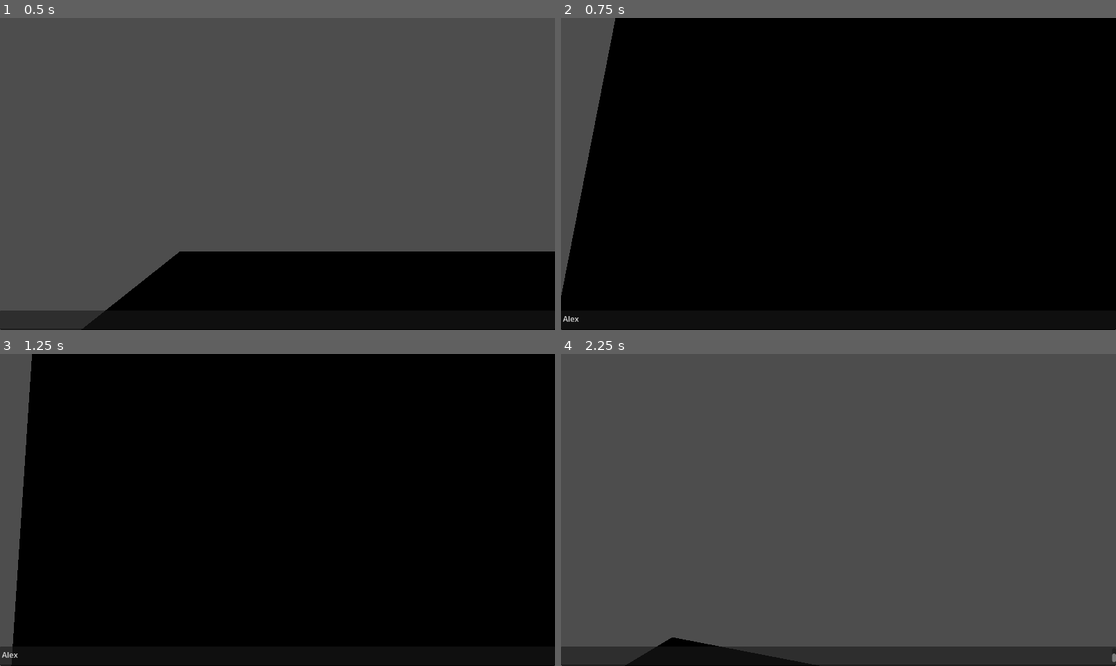
Above: before the commit, frames 1-4 (two rows, left to right).
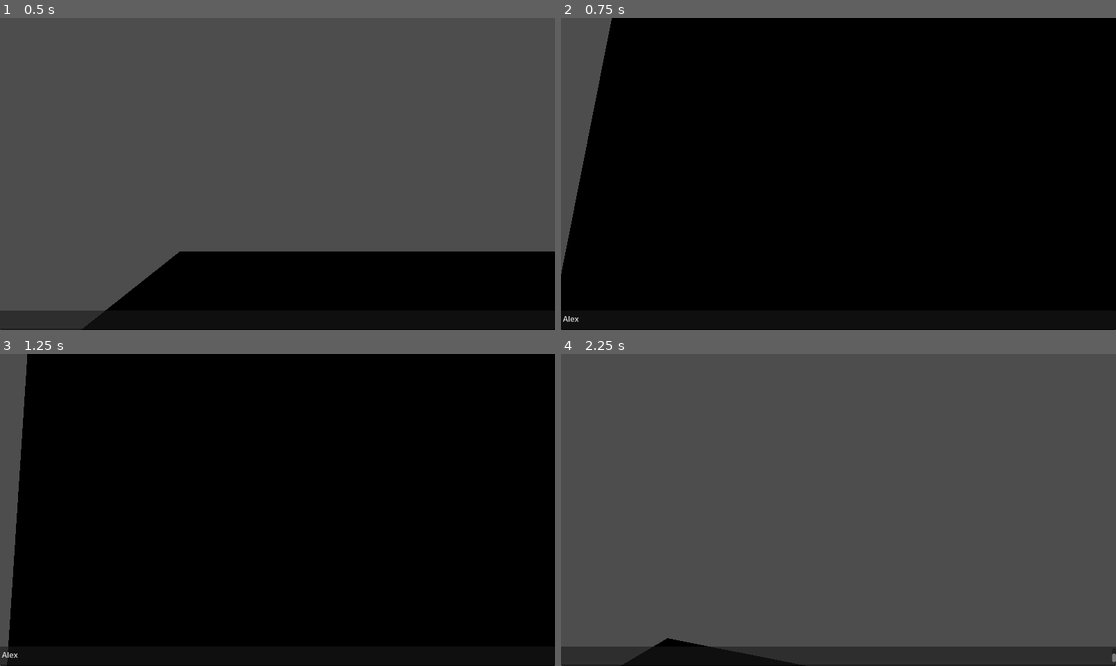
Above: after the commit, the same moments.

Repository: Razorboot/reAIm2
Game: Godot game, scene res://scenes/main_scene.tscn
Same seed, same stepped clock (60 frames per second), same inputs: the game is played once before the commit and once after it. The project has no main scene, so this scene is started directly.
Inputs (mouse positions are in pixels of both pictures, inside the frame that each line leads up to):
- Up to frame 1 (0.5 s): no input
- Up to frame 2 (0.75 s): click (838, 320) at 0.52 s; type "Alex" at 0.6 s
- Up to frame 3 (1.25 s): no input
- Up to frame 4 (2.25 s): tap Enter (ui_accept) at 1.25, 1.52 s; move the mouse to (866, 510) at 1.27 s; hold W (walk_up) from 1.28 s (still down); move the mouse to (810, 510) at 2.02 s

Frame 1 is identical in both runs. In frame 2, 0.6% of the frame differs, in the area x 0-10%, y 0-89%; in frame 3, 0.8%, in the area x 1-6%, y 0-100%; in frame 4, 0.2%.

Commit message:
Starter6

Diff:
--- a/prefabs/voice_handler.tscn
+++ /dev/null
@@ -1,3 +0,0 @@
-[gd_scene format=3 uid="uid://b4j3cwoskvs45"]
-
-[node name="VoiceHandler" type="Node"]
--- a/project.godot
+++ b/project.godot
@@ -37,13 +37,7 @@
 }
 walk_left={
 "deadzone": 0.2,
-"events": [Object(InputEventKey,"resource_local_to_scene":false,"resource_name":"","device":-1,"window_id":0,"alt_pressed":false,"shift_pressed":false,"ctrl_pressed":false,"meta_pressed":false,"pressed":false,"keycode":0,"physical_keycode":65,"key_label":0,"unicode":97,"location":0,"echo":false,"script":null)
-]
-}
-exit={
-"deadzone": 0.2,
-"events": [Object(InputEventKey,"resource_local_to_scene":false,"resource_name":"","device":-1,"window_id":0,"alt_pressed":false,"shift_pressed":false,"ctrl_pressed":false,"meta_pressed":false,"pressed":false,"keycode":0,"physical_keycode":4194305,"key_label":0,"unicode":0,"location":0,"echo":false,"script":null)
-]
+"events": []
 }
 
 [rendering]
--- a/scenes/main_scene.tscn
+++ b/scenes/main_scene.tscn
@@ -1,7 +1,7 @@
 [gd_scene load_steps=5 format=3 uid="uid://b5bxch75s2rvu"]
 
 [ext_resource type="PackedScene" uid="uid://cgtgvcl3xuv0x" path="res://prefabs/playable_character.tscn" id="1_w2twt"]
-[ext_resource type="PackedScene" uid="uid://b4j3cwoskvs45" path="res://prefabs/voice_handler.tscn" id="2_pw63i"]
+[ext_resource type="PackedScene" uid="uid://b4j3cwoskvs45" path="res://prefabs/VoiceHandler.tscn" id="2_pw63i"]
 
 [sub_resource type="BoxMesh" id="BoxMesh_und3l"]
 
Renamed: classes/voice_handler.gd -> classes/prompt_handler.gd
Renamed: classes/voice_handler.gd.uid -> classes/prompt_handler.gd.uid
